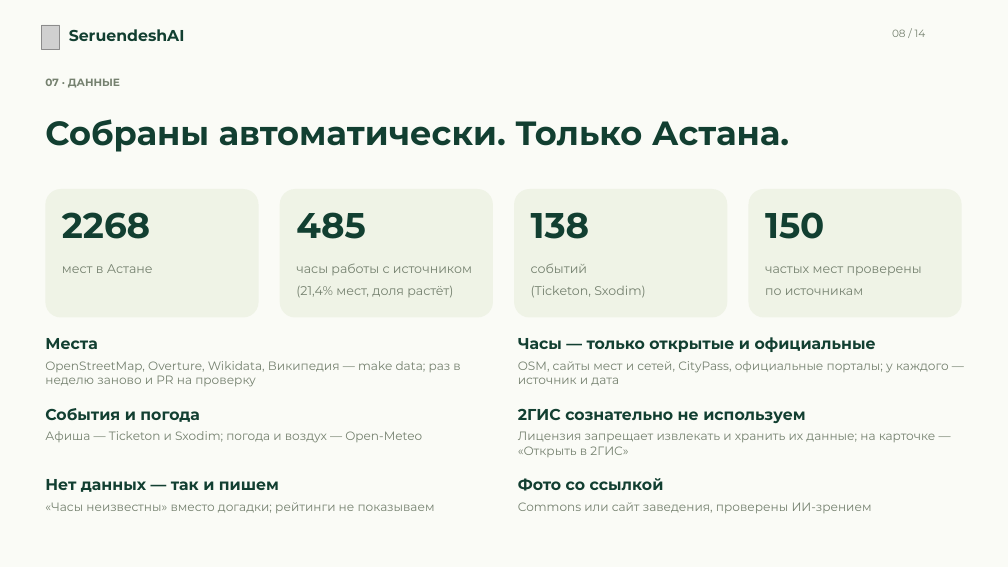
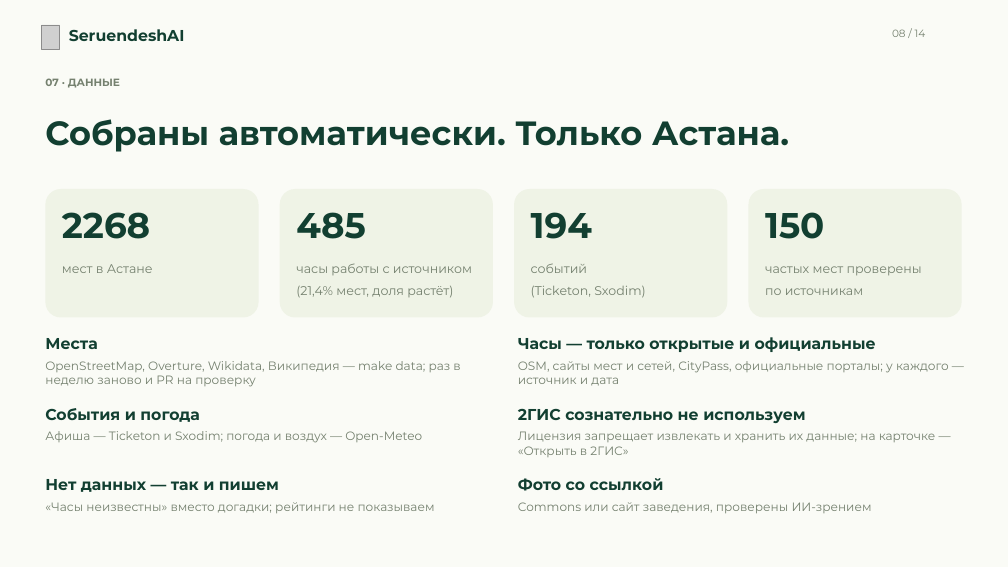
Before and after one commit to Abegerov4/SeruendeshAI, a slide deck: slide 8 of docs/presentation/SeruendeshAI-presentation.pptx. Drawn at 1008x567 pixels with LibreOffice and Linux fonts; fonts in the diff are those of the drawing; grey boxes stand for pictures. Boxes give left, top, right and bottom in pixels: in the first picture for what was removed or moved away, otherwise in the second. Text is boxed around its words. In the diff, an @@ line names an element or a change of style, - is before the commit and + after.

```diff
--- a/docs/presentation/SeruendeshAI-presentation.pptx
+++ b/docs/presentation/SeruendeshAI-presentation.pptx
@@ text at (x1=531, y1=212, x2=592, y2=239): text changed @@
-138
+194
```
Also in this commit, not shown: 3 other files.
